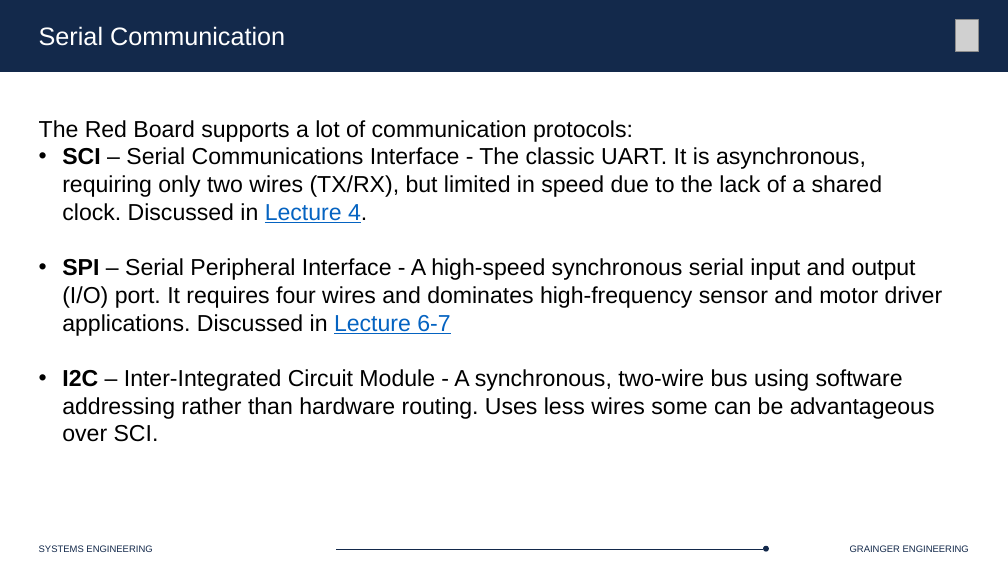
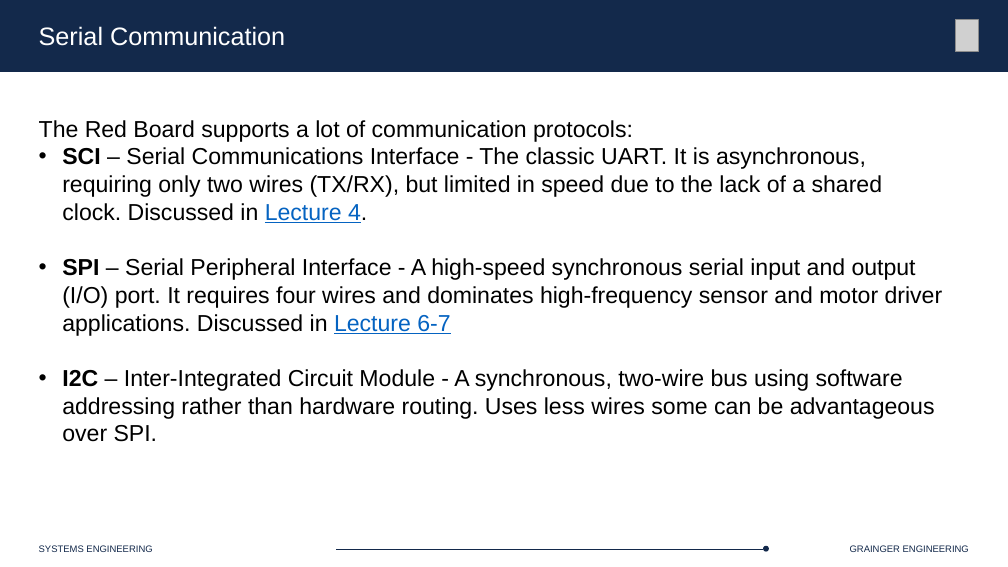
Before and after one commit to Marius-Juston/SE-423---Class-Material, a slide deck: slide 23 of Lectures/Slides/L10.pptx. Drawn at 1008x567 pixels with LibreOffice and Linux fonts; fonts in the diff are those of the drawing; grey boxes stand for pictures. Boxes give left, top, right and bottom in pixels: in the first picture for what was removed or moved away, otherwise in the second. Text is boxed around its words. In the diff, an @@ line names an element or a change of style, - is before the commit and + after.

Commit message:
fixed spelling mistake

```diff
--- a/Lectures/Slides/L10.pptx
+++ b/Lectures/Slides/L10.pptx
@@ text at [62,369,935,442]: text changed @@
-• I2C – Inter-Integrated Circuit Module - A synchronous, two-wire bus using software addressing rather than hardware routing. Uses less wires some can be advantageous over SCI.
+• I2C – Inter-Integrated Circuit Module - A synchronous, two-wire bus using software addressing rather than hardware routing. Uses less wires some can be advantageous over SPI.
```
Also in this commit, not shown: 1 other slide changed.
